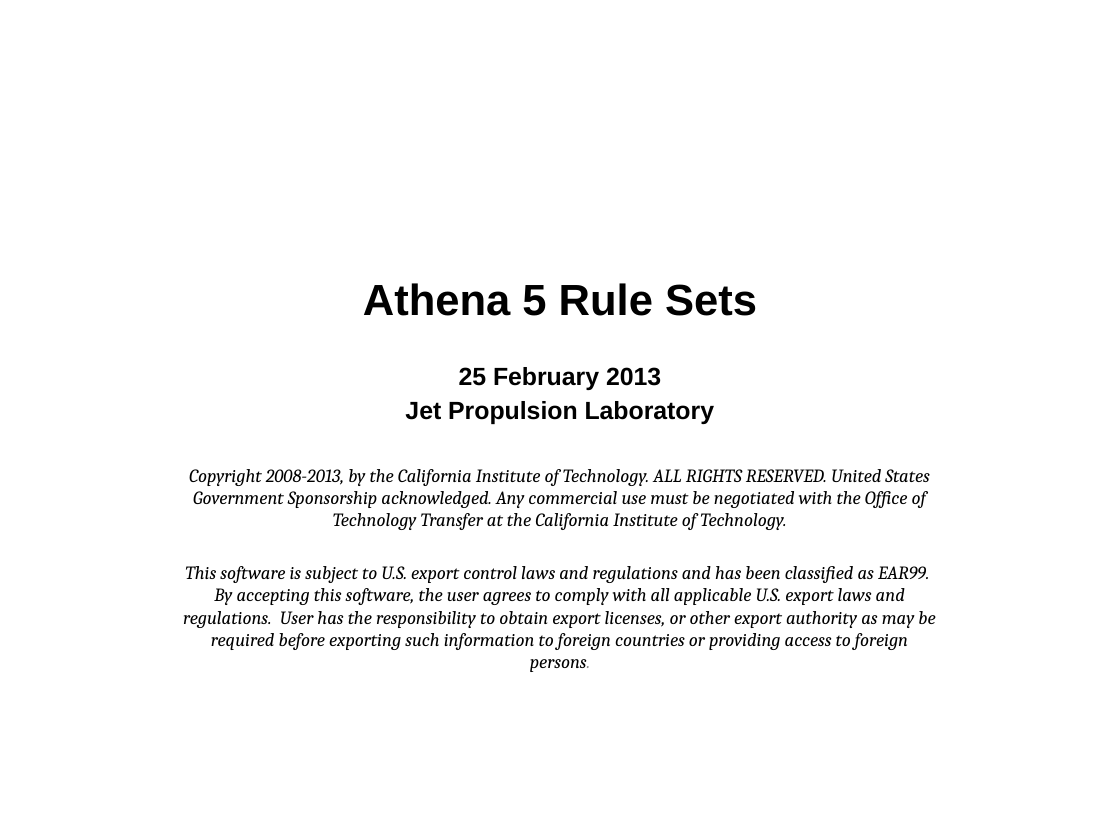
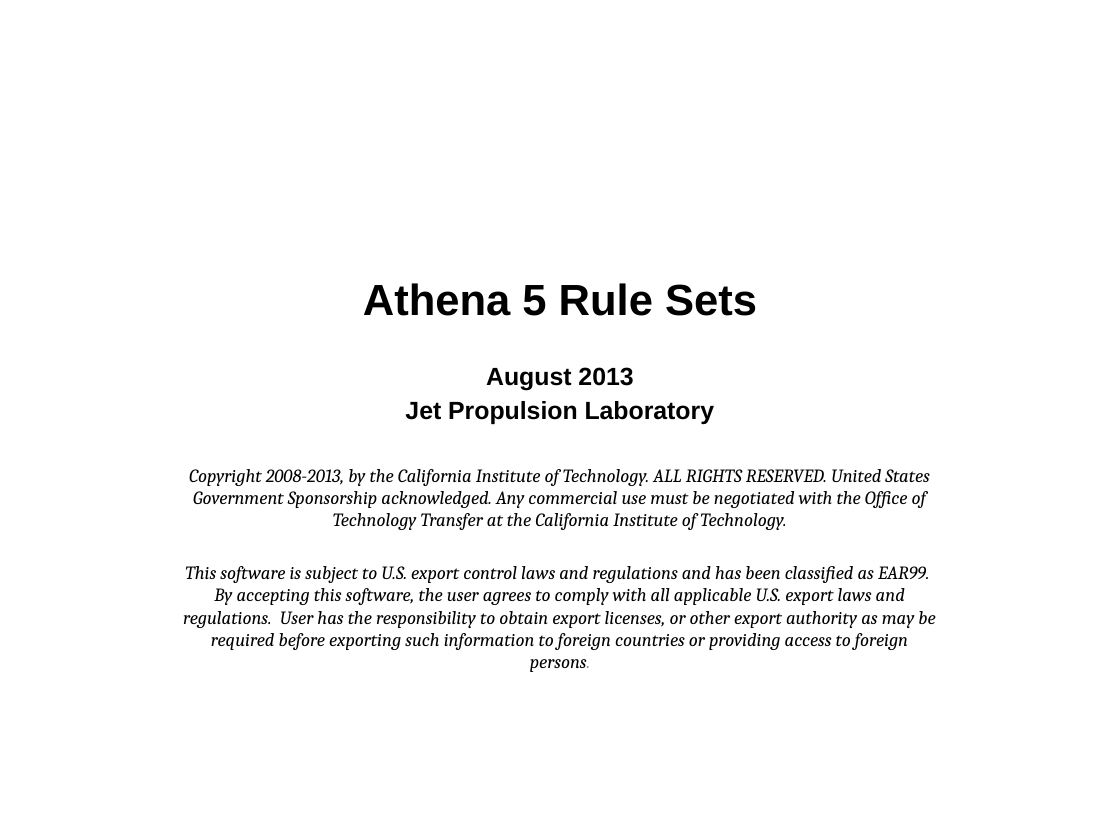
Before and after one commit to AthenaModel/athena-legacy, a slide deck: slide 1 of docs/dev/rules.pptx. Drawn at 1120x840 pixels with LibreOffice and Linux fonts; fonts in the diff are those of the drawing. Boxes give left, top, right and bottom in pixels: in the first picture for what was removed or moved away, otherwise in the second. Text is boxed around its words. In the diff, an @@ line names an element or a change of style, - is before the commit and + after.

Commit message:
Updated rules document for Athena 5.1

```diff
--- a/docs/dev/rules.pptx
+++ b/docs/dev/rules.pptx
@@ subtitle at (x1=486, y1=367, x2=633, y2=391): text changed @@
-25 February 2013
+August 2013
```
Also in this commit, not shown: 82 other slides changed.
